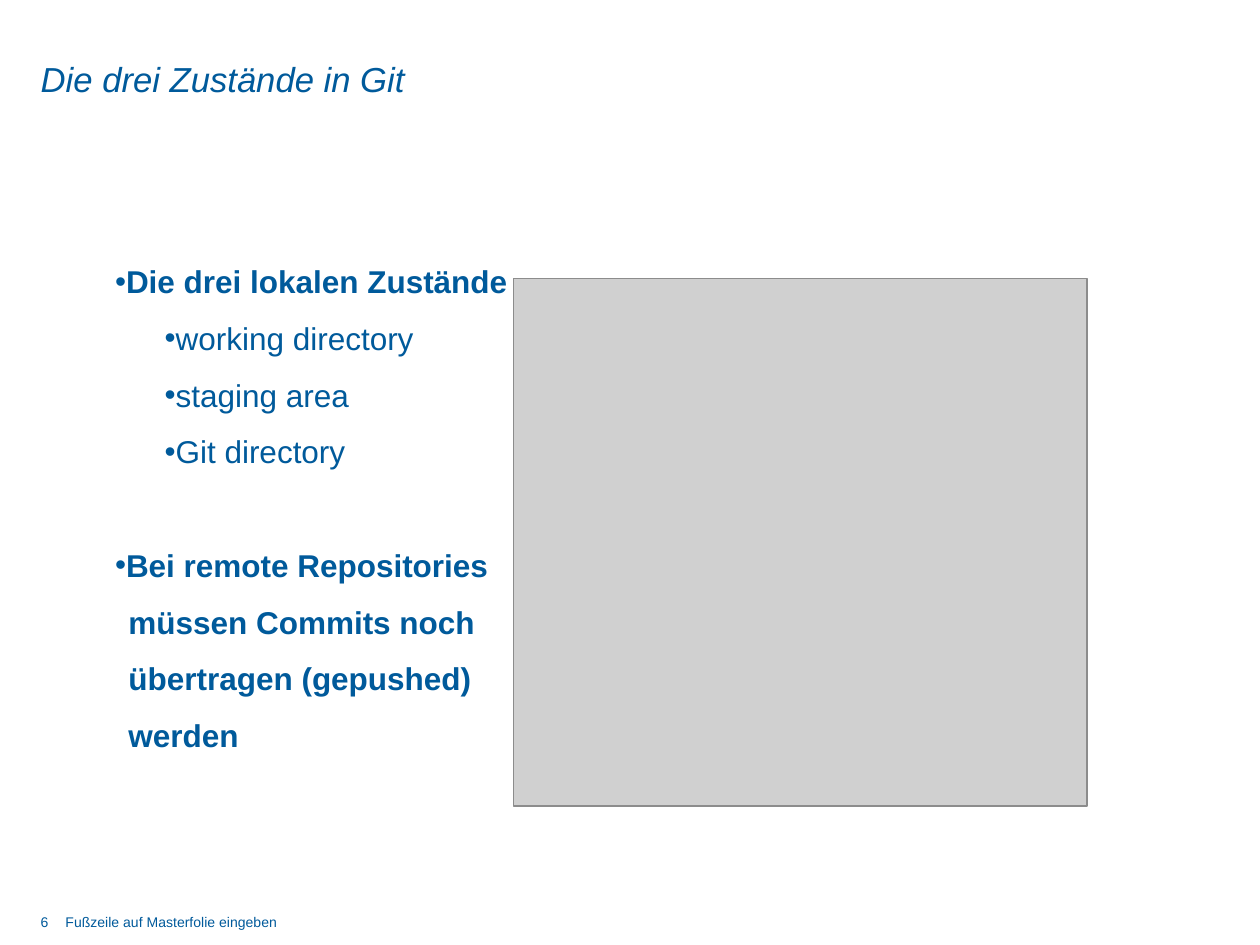
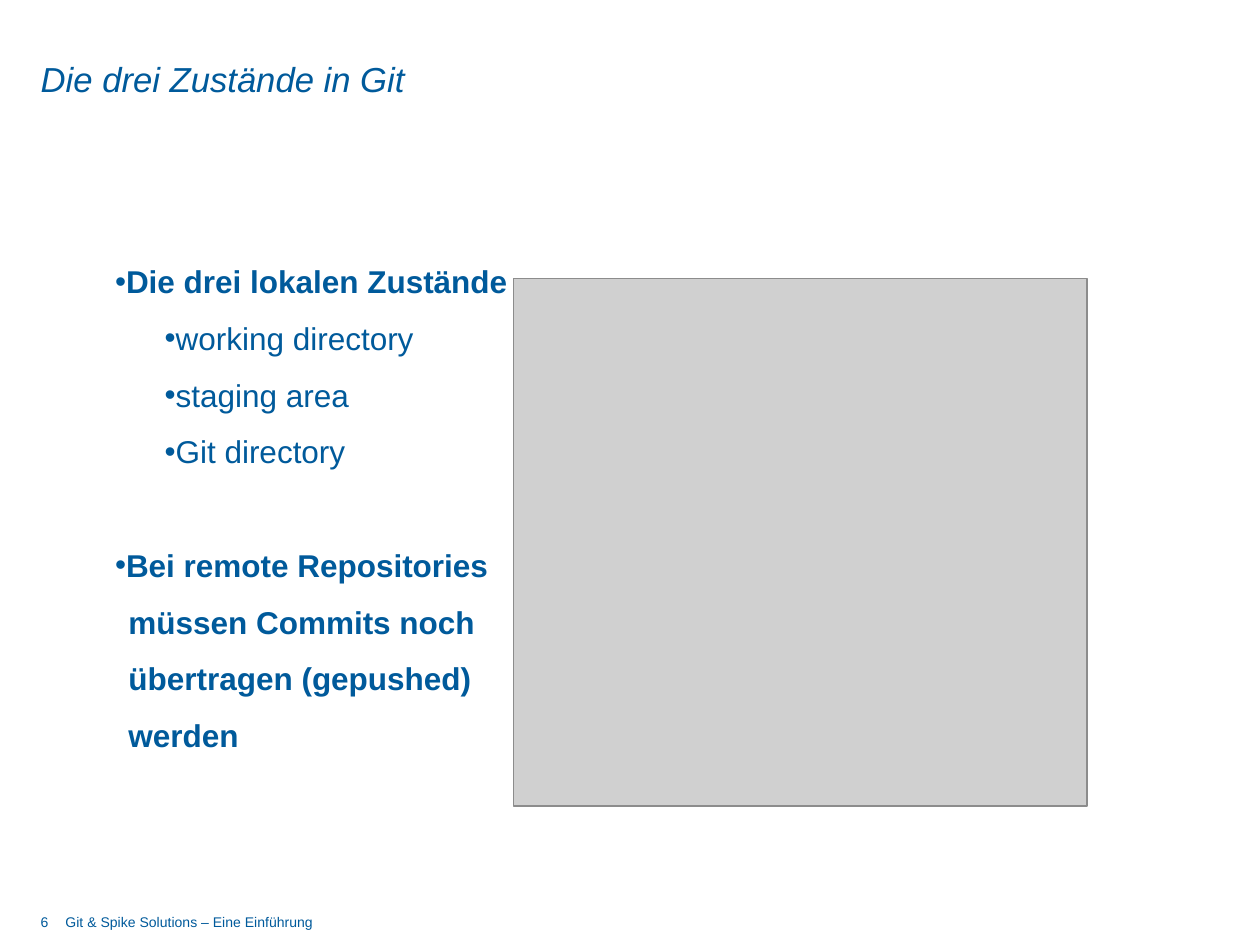
Before and after one commit to dot5343/TestRep, a slide deck: slide 6 of git_vortrag.pptx. Drawn at 1260x945 pixels with LibreOffice and Linux fonts; fonts in the diff are those of the drawing; grey boxes stand for pictures; background and template pictures are left out. Boxes give left, top, right and bottom in pixels: in the first picture for what was removed or moved away, otherwise in the second. Text is boxed around its words. In the diff, an @@ line names an element or a change of style, - is before the commit and + after.

```diff
--- a/git_vortrag.pptx
+++ b/git_vortrag.pptx
@@ text removed at (x1=65, y1=917, x2=277, y2=930) @@
-Fußzeile auf Masterfolie eingeben
@@ text added at (x1=65, y1=917, x2=313, y2=930), 8 pt, text #005A9B @@
+Git & Spike Solutions – Eine Einführung
```
Also in this commit, not shown: 13 other slides changed, 1 slide added.
